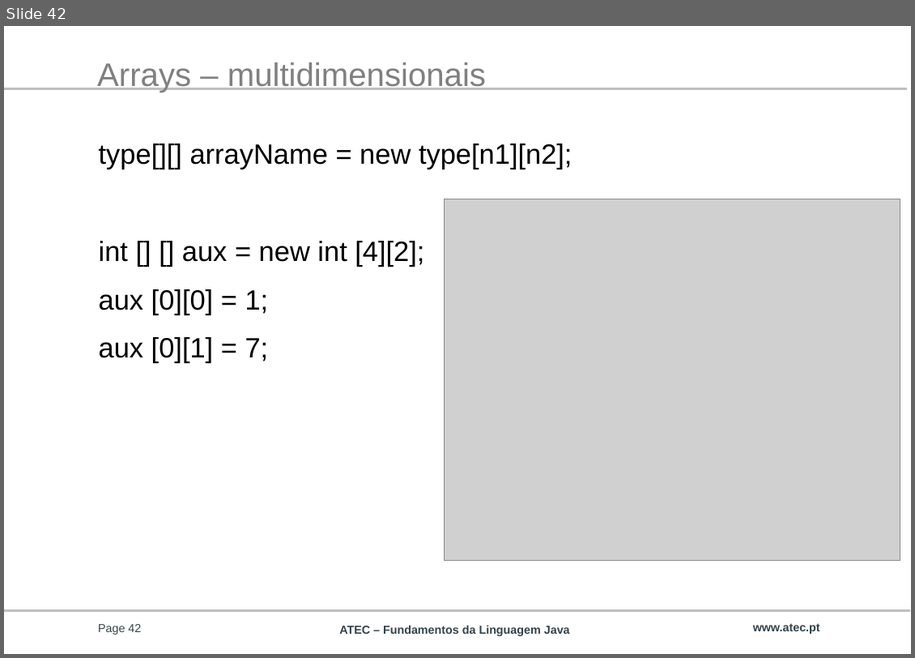
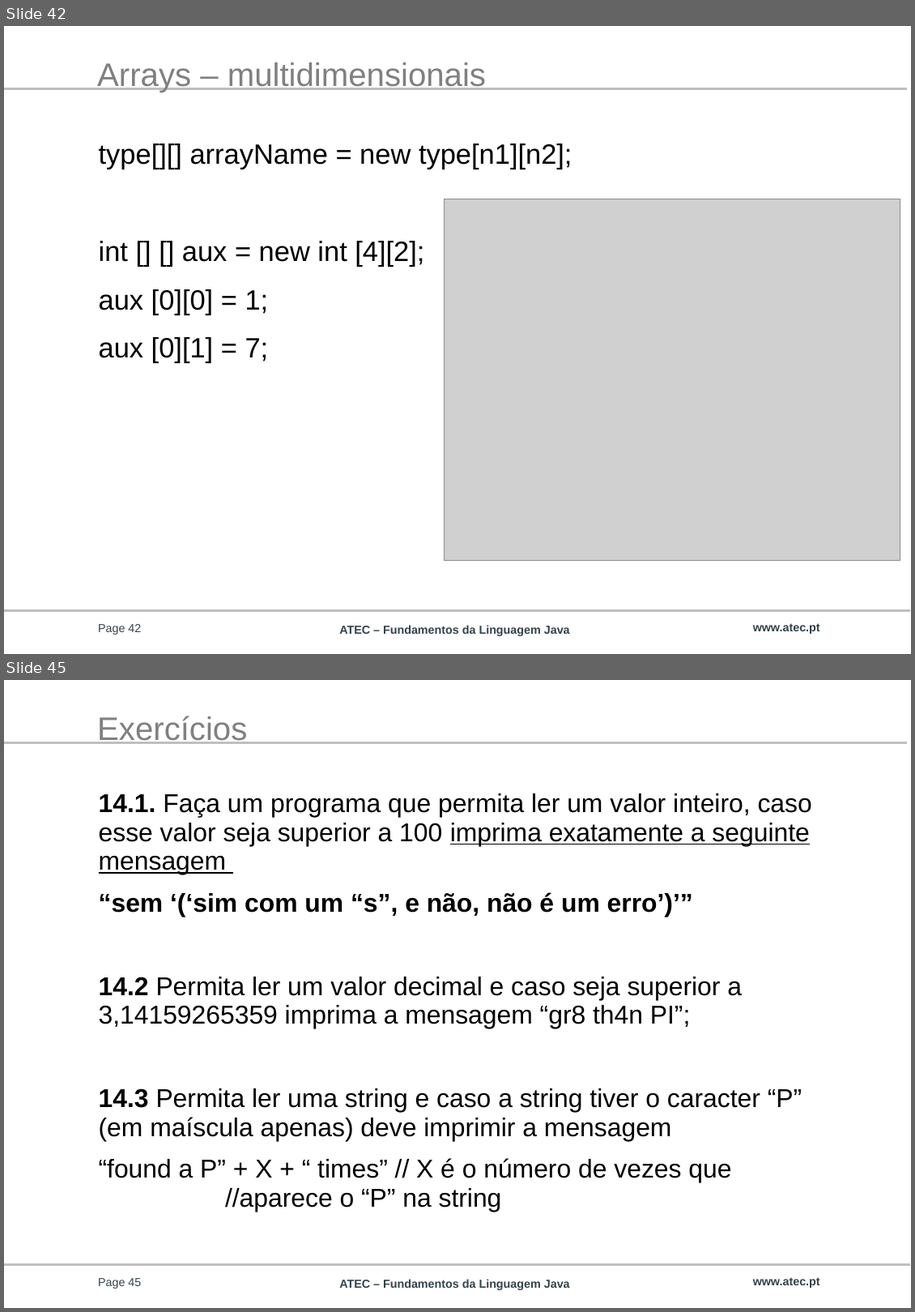
Before and after one commit to afbm08/ATEC_JAVA, a slide deck: FLG 0789.PPTX. Shown one above the other, each under a label of ours: slide 42 before the commit, slides 42 and 45 after it; the slides between them are not shown. The pictures are 915x658 and 915x1312 pixels, drawn with LibreOffice and Linux fonts; fonts in the diff are those of the drawing; grey boxes stand for pictures; background and template pictures are left out. Boxes give left, top, right and bottom in pixels: in the first picture for what was removed or moved away, otherwise in the second. Text is boxed around its words. In the diff, an @@ line names an element or a change of style, - is before the commit and + after.

Commit message:
Novos exercícios

```diff
--- a/FLG 0789.PPTX
+++ b/FLG 0789.PPTX
@@ slide 45 added at (x1=4, y1=680, x2=911, y2=1308), background #FFFFFF; not listed: 3 template elements that a slide beside it also shows @@
@@ title added at (x1=97, y1=716, x2=247, y2=744), 28 pt, text #808080 @@
+Exercícios
@@ text added at (x1=99, y1=793, x2=812, y2=1212), 22.2 pt, text #000000 @@
+14.1. Faça um programa que permita ler um valor inteiro, caso esse valor seja superior a 100 imprima exatamente a seguinte mensagem
+“sem ‘(‘sim com um “s”, e não, não é um erro’)’”
+14.2 Permita ler um valor decimal e caso seja superior a 3,14159265359 imprima a mensagem “gr8 th4n PI”;
+14.3 Permita ler uma string e caso a string tiver o caracter “P” (em maíscula apenas) deve imprimir a mensagem
+“found a P” + X + “ times” // X é o número de vezes que //aparece o “P” na string
@@ page number added at (x1=98, y1=1278, x2=141, y2=1288), 10 pt, text #33434C @@
+Page 45
@@ text added at (x1=753, y1=1277, x2=820, y2=1288), 10 pt, text #33434C, bold @@
+www.atec.pt
```
Also in this commit, not shown: 6 other slides added.
